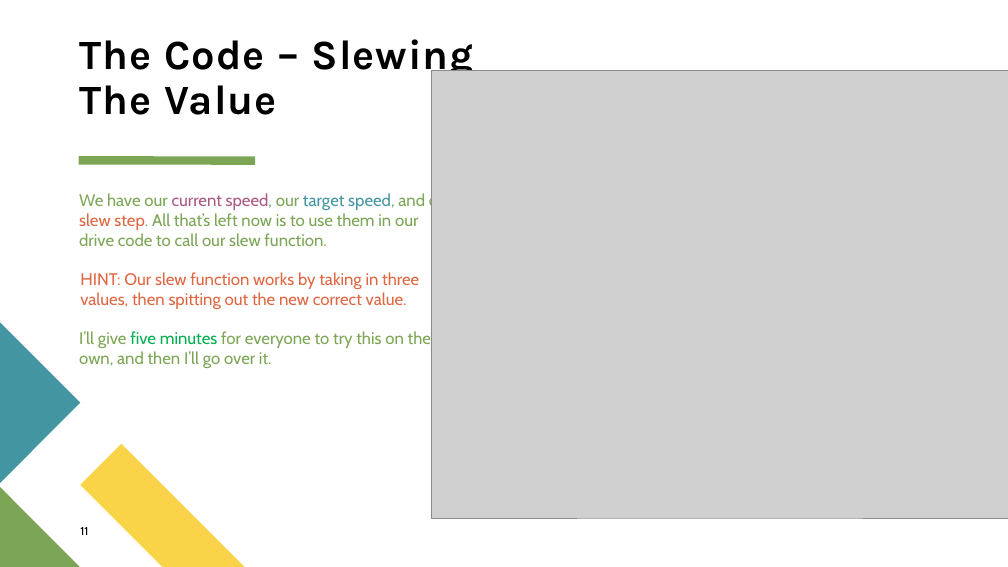
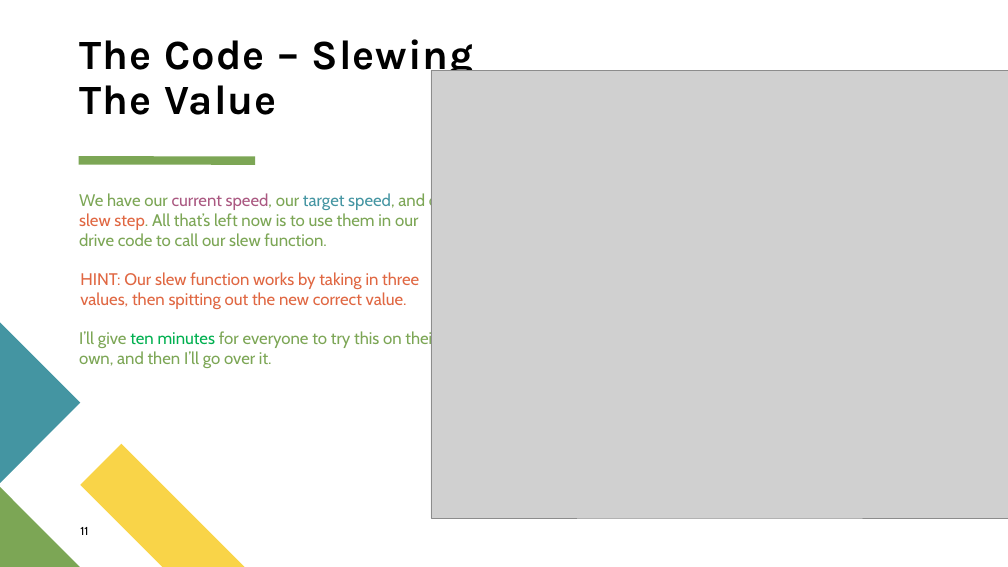
Before and after one commit to terrapinrobotics/code-camp-presentations, a slide deck: slide 11 of VEX Camp Day 3.pptx. Drawn at 1008x567 pixels with LibreOffice and Linux fonts; fonts in the diff are those of the drawing; grey boxes stand for pictures. Boxes give left, top, right and bottom in pixels: in the first picture for what was removed or moved away, otherwise in the second. Text is boxed around its words. In the diff, an @@ line names an element or a change of style, - is before the commit and + after.

```diff
--- a/VEX Camp Day 3.pptx
+++ b/VEX Camp Day 3.pptx
@@ text at (79,330,437,368): text changed @@
-I’ll give five minutes for everyone to try this on their own, and then I’ll go over it.
+I’ll give ten minutes for everyone to try this on their own, and then I’ll go over it.
```
Also in this commit, not shown: 6 other slides changed, 2 other files.
